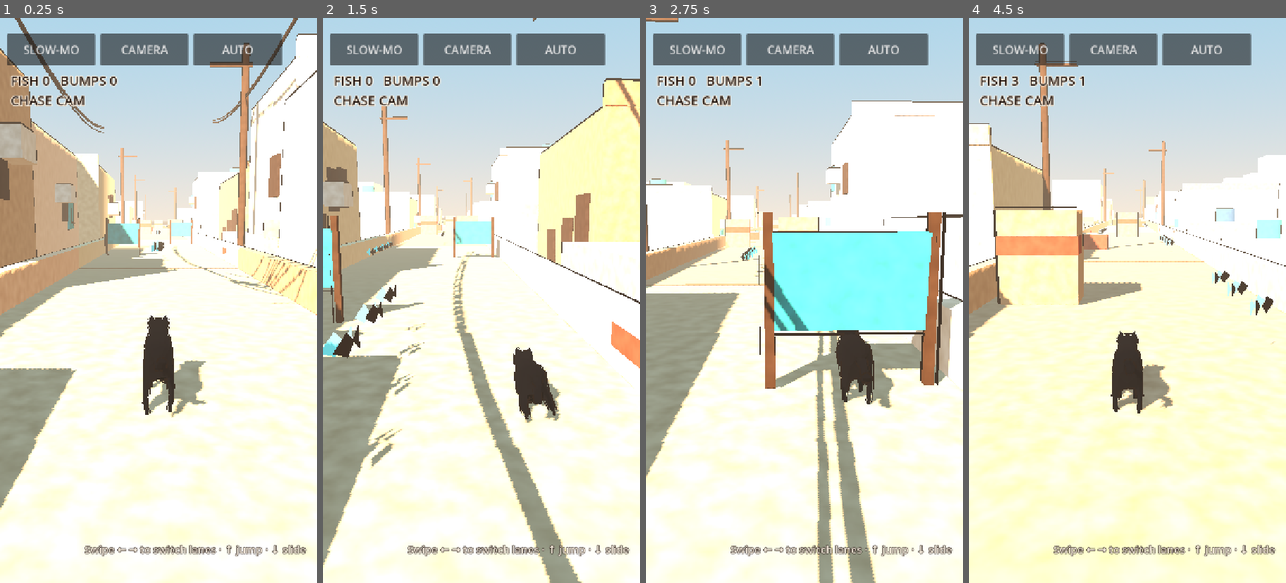
Above: before the commit, frames 1-4 (left to right).
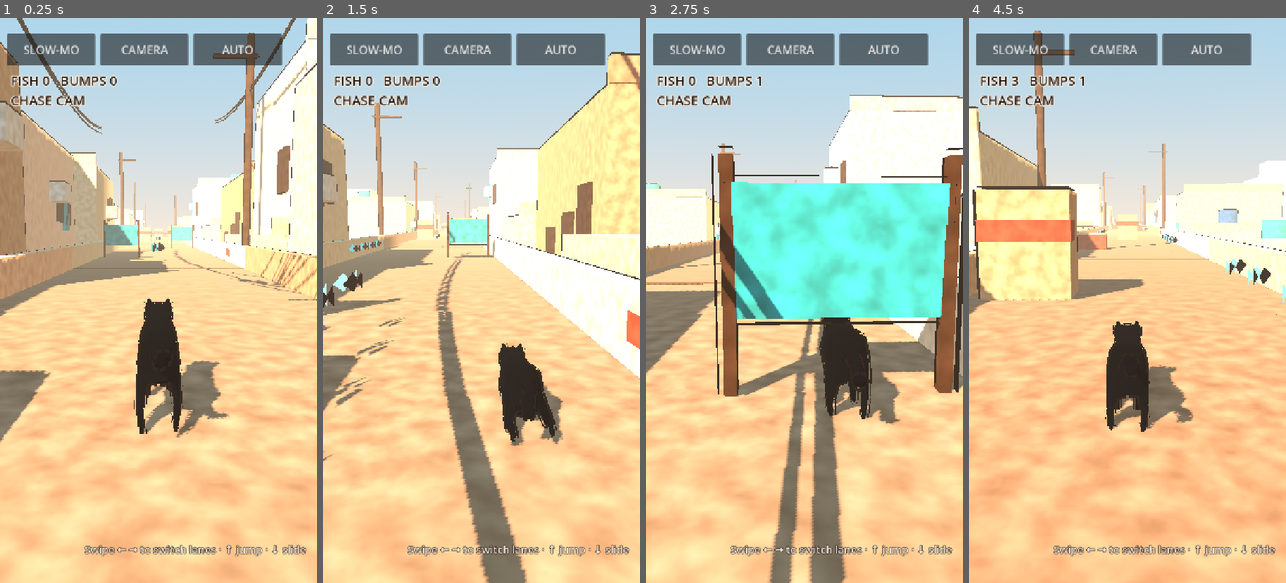
Above: after the commit, the same moments.

Repository: teja-bot5/blacktail-alley-run
Game: Godot game, scene res://scenes/prototype.tscn
The game is run twice, just before and just after one commit, with the same random seed, the same clock (stepped at 60 frames per second) and the same inputs.
Inputs (mouse positions are in pixels of both pictures, inside the frame that each line leads up to):
- Up to frame 1 (0.25 s): no input
- Up to frame 2 (1.5 s): tap Enter at 0.5 s; move the mouse to (551, 272) at 0.52 s; hold Right 0.53-1.28 s; click (551, 272) at 0.67 s; tap Space at 0.77 s; move the mouse to (418, 328) at 1.27 s; hold Down from 1.28 s (still down)
- Up to frame 3 (2.75 s): tap Space at 1.52 s; move the mouse to (836, 176) at 2.02 s; release Down at 2.03 s; hold Right from 2.03 s (still down)
- Up to frame 4 (4.5 s): move the mouse to (1111, 413) at 2.77 s; release Right at 2.78 s; hold Up 2.78-3.53 s; click (1111, 413) at 2.92 s; tap Space at 3.02, 3.77 s; move the mouse to (1222, 385) at 3.52 s; hold Left from 3.53 s (still down); move the mouse to (1032, 215) at 4.27 s

The runs differ from the first frame. In frame 1, 64% of the frame differs, in the area x 0-100%, y 0-100%; in frame 2, 65%; in frame 3, 66%; in frame 4, 66%.

Commit message:
Prototype: autopilot shows jumps/slides, closer chase cam, warmer roof, larger eyes
Co-Authored-By: Claude Opus 5.5 <noreply@anthropic.com>
Claude-Session: https://claude.ai/code/session_01Acb1L9KEfznCUwz1k2dV4C

Diff:
--- a/scripts/cat_rig.gd
+++ b/scripts/cat_rig.gd
@@ -115,7 +115,7 @@
 		sm.radial_segments = 16
 		sm.rings = 8
 		ball.mesh = sm
-		ball.scale = Vector3(0.55, 1.0, 0.8)
+		ball.scale = Vector3(0.6, 1.35, 1.1)
 		ball.material_override = iris
 		eye.add_child(ball)
 		var pupil := MeshInstance3D.new()
@@ -123,8 +123,8 @@
 		pm.radius = 0.0011
 		pm.height = 0.0022
 		pupil.mesh = pm
-		pupil.position = Vector3(0.00035, 0, 0)
-		pupil.scale = Vector3(0.45, 0.22, 0.85)
+		pupil.position = Vector3(0.0005, 0, 0)
+		pupil.scale = Vector3(0.45, 0.3, 1.15)
 		pupil.material_override = pupil_mat
 		eye.add_child(pupil)
 		var glint := MeshInstance3D.new()
@@ -312,4 +312,4 @@
 	var dilate := 0.22 + 0.35 * w_air + 0.15 * flinch
 	for i in _eyes.size():
 		_eyes[i].scale = Vector3(1, 1, maxf(lid, 0.08))
-		_pupils[i].scale = Vector3(0.45, dilate, 0.85)
+		_pupils[i].scale = Vector3(0.45, dilate * 1.35, 1.15)
--- a/scripts/pal.gd
+++ b/scripts/pal.gd
@@ -14,7 +14,7 @@
 	Color(0.74, 0.60, 0.46),  # dusty tan
 	Color(0.93, 0.80, 0.68),  # pale peach
 ]
-const ROOF := Color(0.71, 0.57, 0.45)
+const ROOF := Color(0.62, 0.44, 0.34)
 const BRICK := Color(0.62, 0.30, 0.22)
 const WOOD := Color(0.30, 0.20, 0.14)
 
@@ -32,7 +32,7 @@
 		n.frequency = 0.08
 		_dust.noise = n
 		var g := Gradient.new()
-		g.set_color(0, Color(0.82, 0.78, 0.74))
+		g.set_color(0, Color(0.72, 0.68, 0.64))
 		g.set_color(1, Color(1, 1, 1))
 		_dust.color_ramp = g
 	return _dust
--- a/scripts/prototype.gd
+++ b/scripts/prototype.gd
@@ -24,7 +24,7 @@
 var _touch_start := Vector2.ZERO
 var _touching := false
 var _hit_ids := {}
-var _side_sign := -1.0
+var _steer_cd := 0.0
 
 
 func _ready() -> void:
@@ -69,7 +69,7 @@
 	env.background_mode = Environment.BG_SKY
 	env.sky = sky
 	env.ambient_light_source = Environment.AMBIENT_SOURCE_SKY
-	env.ambient_light_energy = 0.9
+	env.ambient_light_energy = 0.45
 	env.tonemap_mode = Environment.TONE_MAPPER_FILMIC
 	env.fog_enabled = true
 	env.fog_light_color = Color(0.92, 0.82, 0.70)
@@ -80,7 +80,7 @@
 	add_child(we)
 	var sun := DirectionalLight3D.new()
 	sun.light_color = Color(1.0, 0.90, 0.76)
-	sun.light_energy = 1.25
+	sun.light_energy = 0.8
 	sun.rotation_degrees = Vector3(-38, -35, 0)
 	sun.shadow_enabled = true
 	sun.directional_shadow_max_distance = 18.0
@@ -170,7 +170,7 @@
 			if runner.lane < 1: stats.lane_changes += 1
 			runner.move_lane(1)
 		"jump":
-			if runner.grounded: stats.jumps += 1
+			if runner.grounded and runner.jump_wait < 0.0: stats.jumps += 1
 			runner.jump()
 		"slide":
 			if not runner.is_sliding(): stats.slides += 1
@@ -179,6 +179,7 @@
 
 func _physics_process(delta: float) -> void:
 	elapsed += delta
+	_steer_cd -= delta
 	world.update(runner.position.z)
 	if autopilot:
 		_autopilot()
@@ -207,13 +208,12 @@
 	var look: Vector3
 	match CAMS[cam_mode]:
 		"CHASE":
-			pos = Vector3(p.x * 0.6, 0.85 + p.y * 0.45, p.z + 1.75)
-			look = Vector3(p.x * 0.8, 0.26 + p.y * 0.55, p.z - 1.3)
+			pos = Vector3(p.x * 0.75, 0.62 + p.y * 0.45, p.z + 1.15)
+			look = Vector3(p.x * 0.9, 0.24 + p.y * 0.55, p.z - 1.0)
 		"SIDE":
-			if absf(p.x) > 0.3:
-				_side_sign = -signf(p.x)
-			pos = Vector3(p.x + 1.25 * _side_sign, 0.32 + p.y * 0.6, p.z - 0.05)
-			look = p + Vector3(0, 0.2, 0)
+			# 3/4 rear-side view; stays inside the parapets so it never clips buildings.
+			pos = Vector3(p.x * 0.3 - 1.0, 0.42 + p.y * 0.6, p.z + 0.9)
+			look = p + Vector3(0, 0.2, -0.2)
 		"FRONT":
 			pos = p + Vector3(0.55, 0.42, -1.25)
 			pos.y = 0.42 + p.y * 0.5
@@ -258,6 +258,15 @@
 			"wall":
 				if d < 3.0: _dodge_to_free_lane()
 		return
+	if _steer_cd > 0.0:
+		return
+	# Demo: steer into jump/slide obstacles so the run shows those moves.
+	for o in world.obstacles:
+		var d: float = p.z - o.z
+		if o.kind != "wall" and d > 3.0 and d < 8.0 and o.lane != runner.lane and _lane_clear(o.lane, 3.0):
+			_act("right" if o.lane > runner.lane else "left")
+			_steer_cd = 0.5
+			return
 	# Chase the nearest fish ahead if its lane is clear.
 	var best = null
 	for f in world.fish:
@@ -266,6 +275,7 @@
 			best = f
 	if best != null and best.lane != runner.lane and _lane_clear(best.lane, 4.0):
 		_act("right" if best.lane > runner.lane else "left")
+		_steer_cd = 0.5
 
 
 func _dodge_to_free_lane() -> void:
--- a/scripts/world.gd
+++ b/scripts/world.gd
@@ -40,7 +40,7 @@
 	chunks.append(c)
 	var mid := -CHUNK / 2.0
 	# Roof slab + seam
-	Pal.box(c, Vector3(3.0, 0.4, CHUNK), Vector3(0, -0.2, mid), Pal.ROOF.lerp(Pal.WALLS[rng.randi() % 3], 0.25), false)
+	Pal.box(c, Vector3(3.0, 0.4, CHUNK), Vector3(0, -0.2, mid), Pal.ROOF.lerp(Pal.WALLS[rng.randi() % 3], 0.12), false)
 	Pal.box(c, Vector3(3.0, 0.02, 0.08), Vector3(0, 0.005, -0.05), Pal.ROOF.darkened(0.3), false)
 	for s in [-1.0, 1.0]:
 		var wall_col: Color = Pal.WALLS[rng.randi() % Pal.WALLS.size()]
